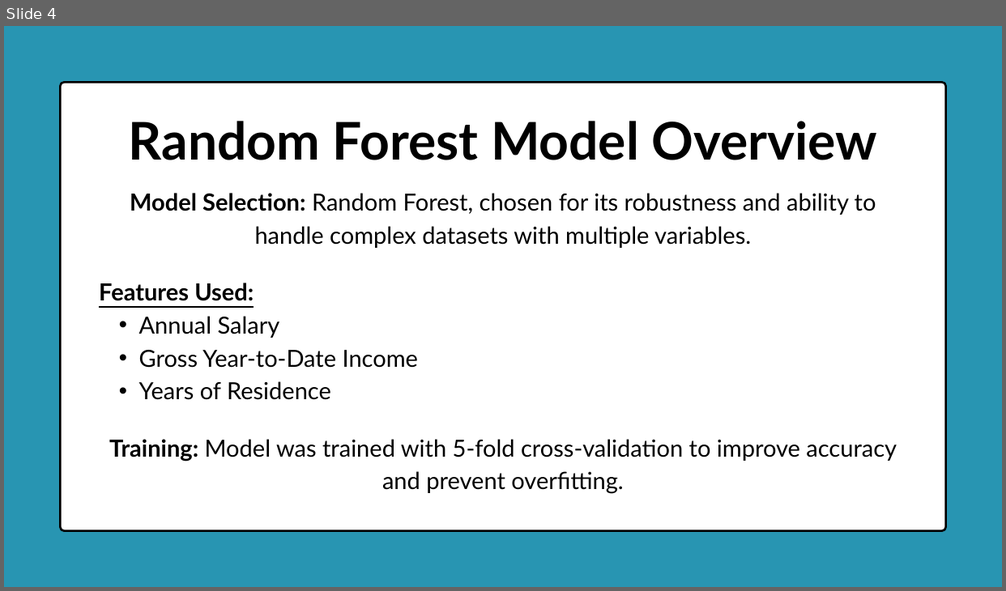
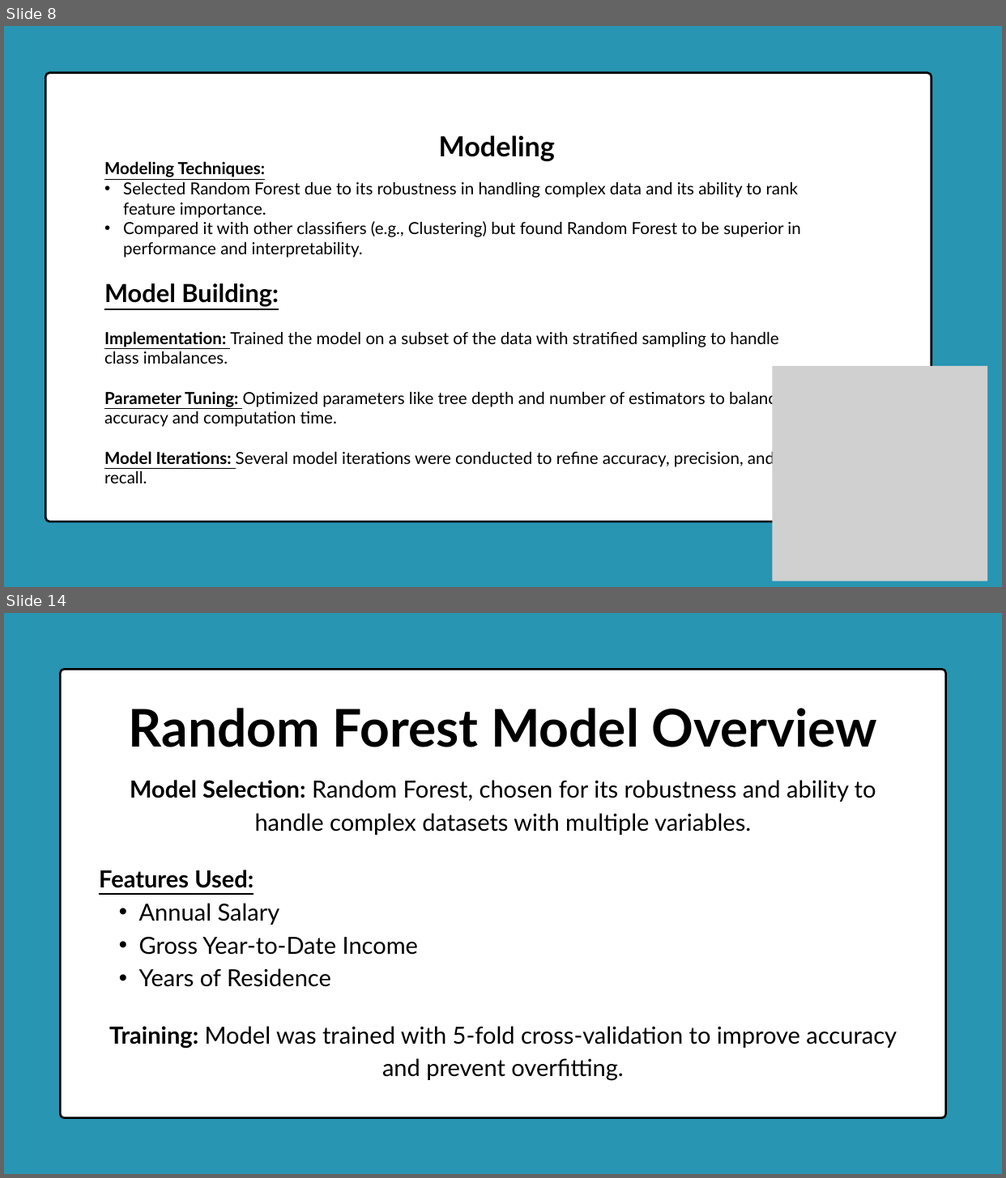
Before and after one commit to Delight-Chipiro/Customer_Eligibility_System, a slide deck: Documentation/Satellite Service Eligibility Checker.pptx. Shown one above the other, each under a label of ours: slide 4 before the commit, slides 8 and 14 after it; the slides between them are not shown. The pictures are 1006x591 and 1006x1178 pixels, drawn with LibreOffice and Linux fonts; fonts in the diff are those of the drawing; grey boxes stand for pictures. Boxes give left, top, right and bottom in pixels: in the first picture for what was removed or moved away, otherwise in the second. Text is boxed around its words. In the diff, an @@ line names an element or a change of style, - is before the commit and + after.

```diff
--- a/Documentation/Satellite Service Eligibility Checker.pptx
+++ b/Documentation/Satellite Service Eligibility Checker.pptx
@@ slide 8 added at bbox=[4, 26, 1002, 587], background #2895B2 @@
@@ freeform shape added at bbox=[45, 73, 931, 522], fill #FFFFFF, outline #000000 3 pt @@
@@ text added at bbox=[439, 135, 556, 161], 40 pt, text #000000, bold @@
+Modeling
@@ text added at bbox=[104, 161, 800, 484], 24 pt, text #000000 @@
+Modeling Techniques:
+• Selected Random Forest due to its robustness in handling complex data and its ability to rank feature importance.
+• Compared it with other classifiers (e.g., Clustering) but found Random Forest to be superior in performance and interpretability.
+Model Building:
+Implementation: Trained the model on a subset of the data with stratified sampling to handle class imbalances.
+Parameter Tuning: Optimized parameters like tree depth and number of estimators to balance accuracy and computation time.
+Model Iterations: Several model iterations were conducted to refine accuracy, precision, and recall.
@@ picture added at bbox=[772, 366, 987, 582] @@
@@ what was slide 4 is now slide 14 @@
```
Also in this commit, not shown: 3 slides changed, 13 other slides added, 1 slide removed.
